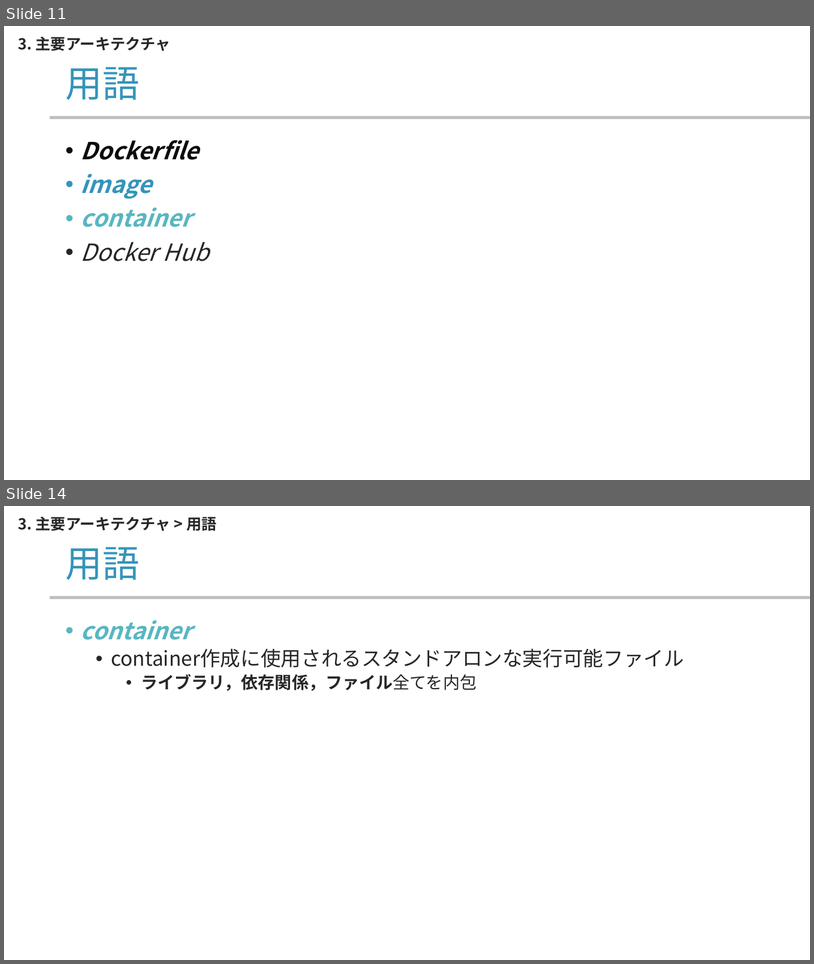
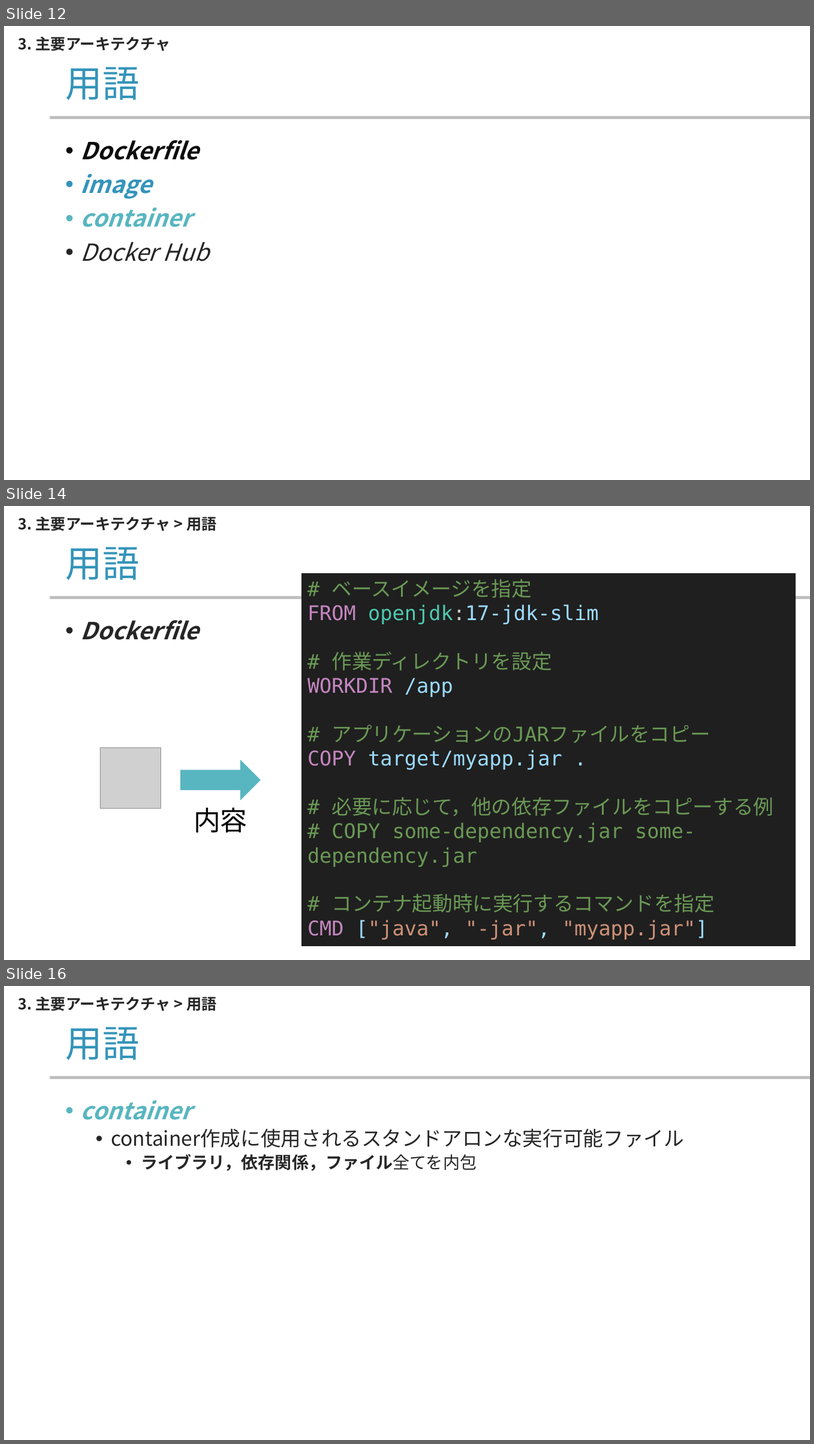
Before and after one commit to yamada-ai/java-prac, a slide deck: docker-container.pptx. Shown one above the other, each under a label of ours: slides 11 and 14 before the commit, slides 12, 14 and 16 after it; the slides between them are not shown. The pictures are 814x964 and 814x1444 pixels, drawn with LibreOffice and Linux fonts; fonts in the diff are those of the drawing; grey boxes stand for pictures; background and template pictures are left out. Boxes give left, top, right and bottom in pixels: in the first picture for what was removed or moved away, otherwise in the second. Text is boxed around its words. In the diff, an @@ line names an element or a change of style, - is before the commit and + after.

Commit message:
pptx docker v5

```diff
--- a/docker-container.pptx
+++ b/docker-container.pptx
@@ slide 14 added at (4, 506, 810, 960), background #FFFFFF; not listed: 1 template element that a slide beside it also shows @@
@@ text added at (18, 516, 216, 531), 18 pt, text #262626, bold @@
+3. 主要アーキテクチャ > 用語
@@ title added at (65, 547, 139, 580), 44 pt, text #3494BA @@
+用語
@@ rectangle added at (302, 573, 796, 946), fill #1F1F1F, 24 pt, text #6A9955 @@
+# ベースイメージを指定
+FROM openjdk:17-jdk-slim
+# 作業ディレクトリを設定
+WORKDIR /app
+# アプリケーションのJARファイルをコピー
+COPY target/myapp.jar .
+# 必要に応じて，他の依存ファイルをコピーする例
+# COPY some-dependency.jar some-dependency.jar
+# コンテナ起動時に実行するコマンドを指定
+CMD ["java", "-jar", "myapp.jar"]
@@ text added at (81, 620, 199, 640), 28 pt, text #262626, bold, italic @@
+• Dockerfile
@@ picture added at (100, 747, 161, 808) @@
@@ right arrow added at (180, 759, 261, 800), fill #58B6C0 @@
@@ text added at (194, 807, 248, 832), 32 pt, text #000000 @@
+内容
@@ what was slide 11 is now slide 12 @@
@@ what was slide 14 is now slide 16 @@
```
Also in this commit, not shown: 4 slides changed, 1 other slide added.
